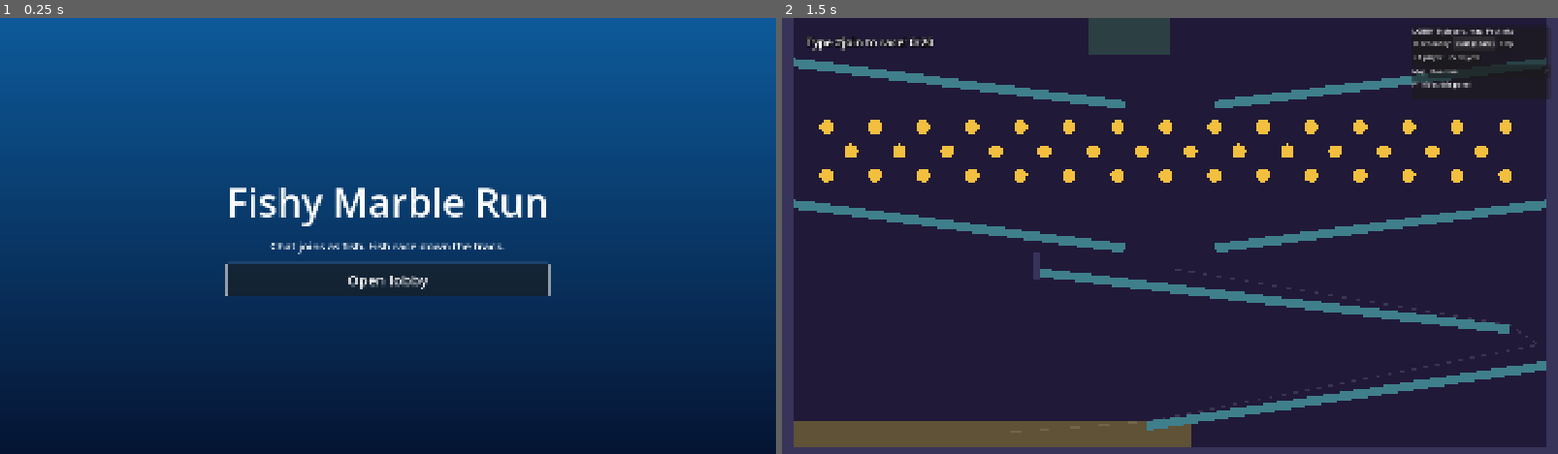
Above: before the commit, frames 1-2 (left to right).
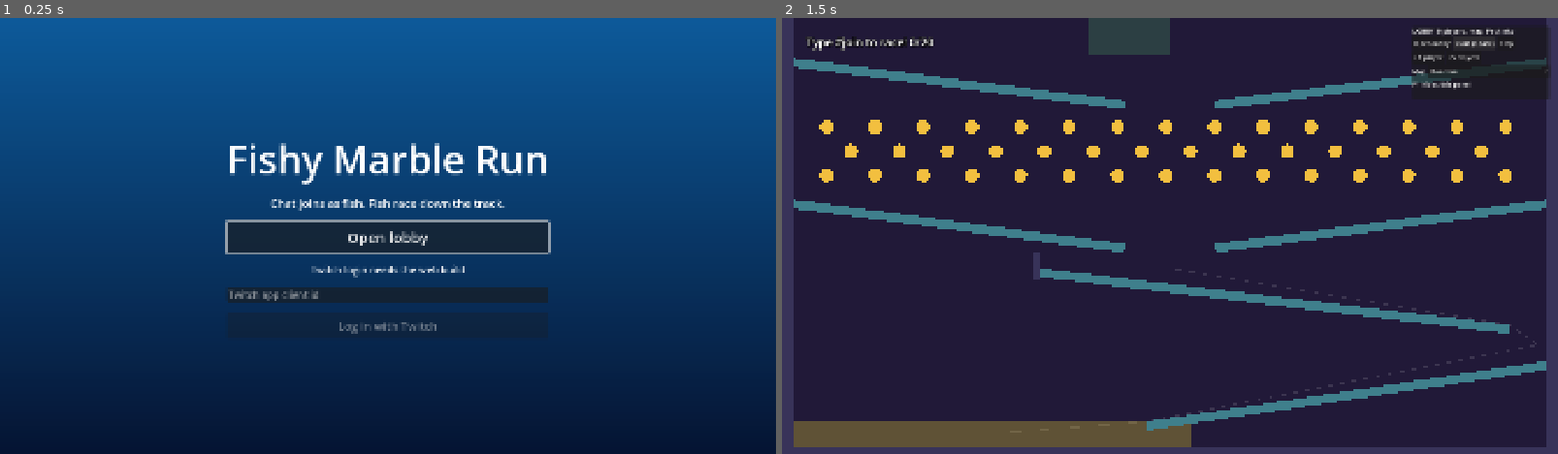
Above: after the commit, the same moments.

Repository: The127/fishygame2
Game: Godot game, scene res://scenes/ui/home_screen.tscn
Same seed, same stepped clock (60 frames per second), same inputs: the game is played once before the commit and once after it.
Inputs:
- Up to frame 1 (0.25 s): no input
- Up to frame 2 (1.5 s): click "Open lobby" at 0.5 s; click "Start (Space)" at 1.25 s

The runs differ from the first frame. In frame 1, 9.1% of the frame differs, in the area x 29-71%, y 28-73%; in frame 2, nothing differs.

Commit message:
Add streamer login with Twitch (implicit grant, no backend)
Closes #37

Co-Authored-By: Claude <noreply@anthropic.com>

Diff:
--- a/scenes/ui/home_screen.tscn
+++ b/scenes/ui/home_screen.tscn
@@ -59,3 +59,26 @@
 layout_mode = 2
 theme_override_font_sizes/font_size = 36
 text = "Open lobby"
+
+[node name="LoginStatus" type="Label" parent="Center/Box"]
+layout_mode = 2
+theme_override_font_sizes/font_size = 24
+horizontal_alignment = 1
+autowrap_mode = 3
+
+[node name="ClientId" type="LineEdit" parent="Center/Box"]
+layout_mode = 2
+theme_override_font_sizes/font_size = 24
+placeholder_text = "Twitch app client id"
+
+[node name="Login" type="Button" parent="Center/Box"]
+custom_minimum_size = Vector2(0, 64)
+layout_mode = 2
+theme_override_font_sizes/font_size = 28
+text = "Log in with Twitch"
+
+[node name="Logout" type="Button" parent="Center/Box"]
+custom_minimum_size = Vector2(0, 64)
+layout_mode = 2
+theme_override_font_sizes/font_size = 28
+text = "Log out"
--- a/scripts/chat/chat.gd
+++ b/scripts/chat/chat.gd
@@ -4,24 +4,61 @@
 
 signal message_received(msg: ChatMessage)
 signal command_received(msg: ChatMessage, command: String, args: PackedStringArray)
+## Emitted whenever the streamer login state (`login_status`, `session`, `login_error`) changes.
+signal login_changed
 
 const CONFIG_PATH: String = "user://twitch.cfg"
 
 var parser: CommandParser = CommandParser.new()
 var source: ChatSource = null
+var store: TwitchSessionStore = TwitchSessionStore.new()
+## Logged in streamer: {client_id, token, user_id, login, expires_at}, or {} when logged out.
+var session: Dictionary = {}
+## One of "logged_out", "validating", "logged_in", "error".
+var login_status: String = "logged_out"
+var login_error: String = ""
 
 
 func _ready() -> void:
-	if source == null:
-		var cfg: Dictionary = load_twitch_config()
-		if cfg.is_empty():
-			set_source(DebugChatSource.new())
-		else:
-			set_source(
-				TwitchEventSubSource.new(
-					cfg["client_id"], cfg["token"], cfg["broadcaster_id"], cfg.get("user_id", "")
-				)
-			)
+	if source != null:
+		return
+	var fragment: String = _take_redirect_fragment()
+	var cfg: Dictionary = load_twitch_config()
+	if cfg.is_empty():
+		cfg = _config_from_stored_session()
+	if cfg.is_empty():
+		set_source(DebugChatSource.new())
+	else:
+		_use_config(cfg)
+	if not fragment.is_empty():
+		_finish_login(fragment)
+
+
+## Sends the browser to Twitch to authorize this game. Web only; the page comes back with
+## the token in the URL fragment, which `_ready` picks up.
+func begin_login(client_id: String) -> void:
+	client_id = client_id.strip_edges()
+	if client_id.is_empty() or not OS.has_feature("web"):
+		return
+	var state: String = TwitchAuth.generate_state()
+	store.save_pending_login(state, client_id)
+	var redirect: String = str(
+		JavaScriptBridge.eval("window.location.origin + window.location.pathname")
+	)
+	var url: String = TwitchAuth.build_authorize_url(client_id, redirect, state)
+	JavaScriptBridge.eval("window.location.href = %s" % JSON.stringify(url))
+
+
+## Forgets the stored login, revokes the token at Twitch and falls back to the debug source.
+func logout() -> void:
+	if not session.is_empty():
+		_revoke(str(session["client_id"]), str(session["token"]))
+	store.clear_session()
+	session = {}
+	login_error = ""
+	_set_login_status("logged_out")
+	if source is TwitchEventSubSource:
+		set_source(DebugChatSource.new())
 
 
 func set_source(new_source: ChatSource) -> void:
@@ -71,6 +108,140 @@
 	return cfg
 
 
+func _use_config(cfg: Dictionary) -> void:
+	var twitch := TwitchEventSubSource.new(
+		cfg["client_id"], cfg["token"], cfg["broadcaster_id"], cfg.get("user_id", "")
+	)
+	twitch.failed.connect(_on_source_failed.bind(twitch))
+	set_source(twitch)
+
+
+## A stored login that is still valid, in the same shape as `load_twitch_config`.
+func _config_from_stored_session() -> Dictionary:
+	var saved: Dictionary = store.load_session()
+	if saved.is_empty():
+		return {}
+	if TwitchAuth.is_expired(saved, int(Time.get_unix_time_from_system())):
+		store.clear_session()
+		login_error = "Twitch login expired, please log in again"
+		_set_login_status("error")
+		return {}
+	session = saved
+	login_status = "logged_in"
+	return {
+		"client_id": saved["client_id"],
+		"token": saved["token"],
+		"broadcaster_id": saved["user_id"],
+		"user_id": saved["user_id"],
+	}
+
+
+## Returns the URL fragment (if any) and removes it from the address bar and history.
+func _take_redirect_fragment() -> String:
+	if not OS.has_feature("web"):
+		return ""
+	var fragment: String = str(JavaScriptBridge.eval("window.location.hash"))
+	if fragment.length() > 1:
+		JavaScriptBridge.eval("history.replaceState(null, '', window.location.pathname)")
+		return fragment
+	return ""
+
+
+func _finish_login(fragment: String) -> void:
+	var params: Dictionary = TwitchAuth.parse_fragment(fragment)
+	if params.has("error"):
+		store.take_pending_state()
+		_login_failed("Twitch login was cancelled or denied")
+		return
+	if not params.has("access_token"):
+		return  # Some other fragment, not ours.
+	var expected_state: String = store.take_pending_state()
+	var client_id: String = store.load_client_id()
+	if expected_state.is_empty() or str(params.get("state", "")) != expected_state:
+		_login_failed("Twitch login state did not match, please try again")
+		return
+	if client_id.is_empty():
+		_login_failed("Twitch client id is missing, please try again")
+		return
+	_set_login_status("validating")
+	var token: String = str(params["access_token"])
+	var req := HTTPRequest.new()
+	add_child(req)
+	req.request_completed.connect(_on_validate_completed.bind(req, token, client_id))
+	var headers: PackedStringArray = ["Authorization: OAuth %s" % token]
+	if req.request(TwitchAuth.VALIDATE_URL, headers) != OK:
+		req.queue_free()
+		_login_failed("Could not reach Twitch to validate the login")
+
+
+func _on_validate_completed(
+	_result: int,
+	code: int,
+	_headers: PackedStringArray,
+	body: PackedByteArray,
+	req: HTTPRequest,
+	token: String,
+	client_id: String
+) -> void:
+	req.queue_free()
+	var parsed: Variant = JSON.parse_string(body.get_string_from_utf8())
+	if code != 200 or not parsed is Dictionary:
+		_login_failed("Twitch rejected the login (HTTP %d)" % code)
+		return
+	var checked: Dictionary = TwitchAuth.session_from_validation(
+		token, client_id, parsed, int(Time.get_unix_time_from_system())
+	)
+	if checked.has("error"):
+		_revoke(client_id, token)
+		_login_failed(str(checked["error"]))
+		return
+	session = checked["session"]
+	store.save_session(session)
+	login_error = ""
+	_use_config(
+		{
+			"client_id": session["client_id"],
+			"token": session["token"],
+			"broadcaster_id": session["user_id"],
+			"user_id": session["user_id"],
+		}
+	)
+	_set_login_status("logged_in")
+
+
+func _revoke(client_id: String, token: String) -> void:
+	var req := HTTPRequest.new()
+	add_child(req)
+	req.request_completed.connect(
+		func(_r: int, _c: int, _h: PackedStringArray, _b: PackedByteArray) -> void: req.queue_free()
+	)
+	var body: String = "client_id=%s&token=%s" % [client_id.uri_encode(), token.uri_encode()]
+	var headers: PackedStringArray = ["Content-Type: application/x-www-form-urlencoded"]
+	if req.request(TwitchAuth.REVOKE_URL, headers, HTTPClient.METHOD_POST, body) != OK:
+		req.queue_free()
+
+
+func _on_source_failed(reason: String, failed_source: ChatSource) -> void:
+	if failed_source != source or session.is_empty():
+		return
+	# The stored login no longer works (revoked or expired): forget it.
+	store.clear_session()
+	session = {}
+	login_error = "Twitch login no longer works: %s" % reason
+	_set_login_status("error")
+
+
+func _login_failed(reason: String) -> void:
+	push_warning(reason)
+	login_error = reason
+	_set_login_status("error")
+
+
+func _set_login_status(status: String) -> void:
+	login_status = status
+	login_changed.emit()
+
+
 func _on_message(msg: ChatMessage) -> void:
 	message_received.emit(msg)
 	var parsed: Dictionary = parser.parse(msg.text)
--- /dev/null
+++ b/scripts/chat/twitch_auth.gd
@@ -0,0 +1,72 @@
+class_name TwitchAuth
+extends RefCounted
+## Pure helpers for the Twitch OAuth implicit grant (no backend needed in the browser).
+## Nothing here logs or prints a token.
+
+const AUTHORIZE_URL: String = "https://id.twitch.tv/oauth2/authorize"
+const VALIDATE_URL: String = "https://id.twitch.tv/oauth2/validate"
+const REVOKE_URL: String = "https://id.twitch.tv/oauth2/revoke"
+## What the game needs: read chat (EventSub) and post to chat (Helix).
+const SCOPES: PackedStringArray = ["user:read:chat", "user:write:chat"]
+## A token this close to expiry is treated as already expired.
+const EXPIRY_MARGIN_SECONDS: int = 60
+
+
+static func build_authorize_url(client_id: String, redirect_uri: String, state: String) -> String:
+	return (
+		"%s?response_type=token&client_id=%s&redirect_uri=%s&scope=%s&state=%s&force_verify=true"
+		% [
+			AUTHORIZE_URL,
+			client_id.uri_encode(),
+			redirect_uri.uri_encode(),
+			" ".join(SCOPES).uri_encode(),
+			state.uri_encode(),
+		]
+	)
+
+
+## Parses a URL fragment ("#access_token=..&state=..") into a Dictionary of decoded values.
+static func parse_fragment(fragment: String) -> Dictionary:
+	var out: Dictionary = {}
+	for pair: String in fragment.trim_prefix("#").split("&", false):
+		var idx: int = pair.find("=")
+		if idx < 0:
+			continue
+		out[pair.substr(0, idx).uri_decode()] = pair.substr(idx + 1).uri_decode()
+	return out
+
+
+## Random hex string for the OAuth `state` parameter (CSRF protection).
+static func generate_state() -> String:
+	var crypto := Crypto.new()
+	return crypto.generate_random_bytes(16).hex_encode()
+
+
+## Checks a /oauth2/validate response. Returns {session} on success or {error} on failure.
+## `now` is the unix time used to compute the expiry (injectable for tests).
+static func session_from_validation(
+	token: String, client_id: String, data: Dictionary, now: int
+) -> Dictionary:
+	# A token issued to another app must never be accepted.
+	if str(data.get("client_id", "")) != client_id:
+		return {"error": "Token was issued for a different Twitch app"}
+	var scopes: Array = data.get("scopes", [])
+	for scope: String in SCOPES:
+		if not scopes.has(scope):
+			return {"error": "Token is missing the scope %s" % scope}
+	if str(data.get("user_id", "")).is_empty():
+		return {"error": "Token has no user"}
+	return {
+		"session":
+		{
+			"client_id": client_id,
+			"token": token,
+			"user_id": str(data["user_id"]),
+			"login": str(data.get("login", "")),
+			"expires_at": now + int(data.get("expires_in", 0)),
+		}
+	}
+
+
+static func is_expired(session: Dictionary, now: int) -> bool:
+	return int(session.get("expires_at", 0)) <= now + EXPIRY_MARGIN_SECONDS
--- /dev/null
+++ b/scripts/chat/twitch_session_store.gd
@@ -0,0 +1,98 @@
+class_name TwitchSessionStore
+extends RefCounted
+## Persists the streamer's login session and the last used client id.
+## Web: the browser's localStorage (per origin, so an OBS browser source keeps its own).
+## Desktop: a ConfigFile under user://. The token never leaves this device except to Twitch.
+
+const SESSION_KEY: String = "fishygame2.twitch_session"
+const STATE_KEY: String = "fishygame2.twitch_login_state"
+const CLIENT_ID_KEY: String = "fishygame2.twitch_client_id"
+const DEFAULT_PATH: String = "user://twitch_session.cfg"
+
+var _path: String
+
+
+func _init(path: String = DEFAULT_PATH) -> void:
+	_path = path
+
+
+func load_session() -> Dictionary:
+	var raw: String = _read(SESSION_KEY)
+	if raw.is_empty():
+		return {}
+	var parsed: Variant = JSON.parse_string(raw)
+	if not parsed is Dictionary:
+		return {}
+	var data: Dictionary = parsed
+	for key: String in ["client_id", "token", "user_id", "login", "expires_at"]:
+		if not data.has(key):
+			return {}
+	return data
+
+
+func save_session(session: Dictionary) -> void:
+	_write(SESSION_KEY, JSON.stringify(session))
+
+
+func clear_session() -> void:
+	_remove(SESSION_KEY)
+
+
+## Remembers the OAuth state and client id while the browser is away on twitch.tv.
+func save_pending_login(state: String, client_id: String) -> void:
+	_write(STATE_KEY, state)
+	_write(CLIENT_ID_KEY, client_id)
+
+
+## Returns the pending state and forgets it, so a state can only be used once.
+func take_pending_state() -> String:
+	var state: String = _read(STATE_KEY)
+	_remove(STATE_KEY)
+	return state
+
+
+func load_client_id() -> String:
+	return _read(CLIENT_ID_KEY)
+
+
+func save_client_id(client_id: String) -> void:
+	_write(CLIENT_ID_KEY, client_id)
+
+
+func _read(key: String) -> String:
+	if OS.has_feature("web"):
+		var storage: JavaScriptObject = JavaScriptBridge.get_interface("localStorage")
+		if storage == null:
+			return ""
+		var value: Variant = storage.getItem(key)
+		return "" if value == null else str(value)
+	var file := ConfigFile.new()
+	if file.load(_path) != OK:
+		return ""
+	return str(file.get_value("store", key, ""))
+
+
+func _write(key: String, value: String) -> void:
+	if OS.has_feature("web"):
+		var storage: JavaScriptObject = JavaScriptBridge.get_interface("localStorage")
+		if storage != null:
+			storage.setItem(key, value)
+		return
+	var file := ConfigFile.new()
+	file.load(_path)
+	file.set_value("store", key, value)
+	file.save(_path)
+
+
+func _remove(key: String) -> void:
+	if OS.has_feature("web"):
+		var storage: JavaScriptObject = JavaScriptBridge.get_interface("localStorage")
+		if storage != null:
+			storage.removeItem(key)
+		return
+	var file := ConfigFile.new()
+	if file.load(_path) != OK:
+		return
+	if file.has_section_key("store", key):
+		file.erase_section_key("store", key)
+		file.save(_path)
--- a/scripts/ui/home_screen.gd
+++ b/scripts/ui/home_screen.gd
@@ -1,16 +1,48 @@
 class_name HomeScreen
 extends Control
 ## Landing screen. Buttons in the menu box open one part of the game each.
+## Also lets the streamer log in with Twitch (web only) so chat works without hand-made URLs.
 
 const RACE_SCENE: String = "res://scenes/main.tscn"
 
 @onready var _open_lobby: Button = $Center/Box/OpenLobby
+@onready var _login_status: Label = $Center/Box/LoginStatus
+@onready var _client_id: LineEdit = $Center/Box/ClientId
+@onready var _login: Button = $Center/Box/Login
+@onready var _logout: Button = $Center/Box/Logout
 
 
 func _ready() -> void:
 	_open_lobby.pressed.connect(_on_open_lobby_pressed)
+	_login.pressed.connect(_on_login_pressed)
+	_logout.pressed.connect(Chat.logout)
+	Chat.login_changed.connect(_refresh_login)
+	_client_id.text = Chat.store.load_client_id()
 	_open_lobby.grab_focus()
+	_refresh_login()
 
 
 func _on_open_lobby_pressed() -> void:
 	get_tree().change_scene_to_file(RACE_SCENE)
+
+
+func _on_login_pressed() -> void:
+	Chat.begin_login(_client_id.text)
+
+
+func _refresh_login() -> void:
+	var logged_in: bool = Chat.login_status == "logged_in"
+	var web: bool = OS.has_feature("web")
+	match Chat.login_status:
+		"logged_in":
+			_login_status.text = "Logged in as %s" % Chat.session.get("login", "?")
+		"validating":
+			_login_status.text = "Checking Twitch login..."
+		"error":
+			_login_status.text = Chat.login_error
+		_:
+			_login_status.text = "Not logged in" if web else "Twitch login needs the web build"
+	_client_id.visible = not logged_in
+	_login.visible = not logged_in
+	_login.disabled = not web
+	_logout.visible = logged_in
--- /dev/null
+++ b/tests/test_twitch_auth.gd
@@ -0,0 +1,129 @@
+extends GutTest
+
+const STORE_PATH: String = "user://test_twitch_session.cfg"
+
+var _store: TwitchSessionStore
+
+
+func before_each() -> void:
+	DirAccess.remove_absolute(STORE_PATH)
+	_store = TwitchSessionStore.new(STORE_PATH)
+
+
+func after_each() -> void:
+	DirAccess.remove_absolute(STORE_PATH)
+
+
+func _valid_data() -> Dictionary:
+	return {
+		"client_id": "app",
+		"login": "streamer",
+		"user_id": "123",
+		"scopes": ["user:read:chat", "user:write:chat"],
+		"expires_in": 3600,
+	}
+
+
+func test_authorize_url_has_scopes_state_and_encoded_redirect() -> void:
+	var url: String = TwitchAuth.build_authorize_url("app", "https://x.example/game/", "abc")
+	assert_string_starts_with(url, "https://id.twitch.tv/oauth2/authorize?response_type=token")
+	assert_string_contains(url, "client_id=app")
+	assert_string_contains(url, "redirect_uri=https%3A%2F%2Fx.example%2Fgame%2F")
+	assert_string_contains(url, "scope=user%3Aread%3Achat%20user%3Awrite%3Achat")
+	assert_string_contains(url, "state=abc")
+
+
+func test_parse_fragment_decodes_values() -> void:
+	var out: Dictionary = TwitchAuth.parse_fragment("#access_token=t%2B1&state=s&scope=a%3Ab")
+	assert_eq(out["access_token"], "t+1")
+	assert_eq(out["state"], "s")
+	assert_eq(out["scope"], "a:b")
+
+
+func test_parse_fragment_ignores_garbage() -> void:
+	assert_eq(TwitchAuth.parse_fragment("#nothing&&=").size(), 1)
+	assert_true(TwitchAuth.parse_fragment("").is_empty())
+
+
+func test_state_is_random_hex() -> void:
+	var a: String = TwitchAuth.generate_state()
+	assert_eq(a.length(), 32)
+	assert_ne(a, TwitchAuth.generate_state())
+
+
+func test_validation_builds_session() -> void:
+	var out: Dictionary = TwitchAuth.session_from_validation("tok", "app", _valid_data(), 1000)
+	assert_true(out.has("session"))
+	assert_eq(out["session"]["user_id"], "123")
+	assert_eq(out["session"]["login"], "streamer")
+	assert_eq(out["session"]["expires_at"], 4600)
+
+
+func test_validation_rejects_other_client_id() -> void:
+	var data: Dictionary = _valid_data()
+	data["client_id"] = "someone-else"
+	assert_true(TwitchAuth.session_from_validation("tok", "app", data, 0).has("error"))
+
+
+func test_validation_rejects_missing_scope() -> void:
+	var data: Dictionary = _valid_data()
+	data["scopes"] = ["user:read:chat"]
+	assert_true(TwitchAuth.session_from_validation("tok", "app", data, 0).has("error"))
+
+
+func test_expiry_uses_margin() -> void:
+	var session: Dictionary = {"expires_at": 1000}
+	assert_true(TwitchAuth.is_expired(session, 1000))
+	assert_true(TwitchAuth.is_expired(session, 950))
+	assert_false(TwitchAuth.is_expired(session, 900))
+
+
+func test_store_round_trip_and_clear() -> void:
+	var session: Dictionary = {
+		"client_id": "app", "token": "tok", "user_id": "1", "login": "s", "expires_at": 5
+	}
+	assert_true(_store.load_session().is_empty())
+	_store.save_session(session)
+	assert_eq(TwitchSessionStore.new(STORE_PATH).load_session()["token"], "tok")
+	_store.clear_session()
+	assert_true(_store.load_session().is_empty())
+
+
+func test_store_pending_state_is_single_use() -> void:
+	_store.save_pending_login("st", "app")
+	assert_eq(_store.load_client_id(), "app")
+	assert_eq(_store.take_pending_state(), "st")
+	assert_eq(_store.take_pending_state(), "")
+
+
+func _new_chat() -> Node:
+	return load("res://scripts/chat/chat.gd").new()
+
+
+func test_expired_stored_session_is_dropped_by_chat() -> void:
+	_store.save_session(
+		{"client_id": "app", "token": "tok", "user_id": "1", "login": "s", "expires_at": 1}
+	)
+	var chat: Node = _new_chat()
+	chat.store = _store
+	add_child_autofree(chat)
+	assert_eq(chat.login_status, "error")
+	assert_true(chat.session.is_empty())
+	assert_true(_store.load_session().is_empty())
+	assert_true(chat.source is DebugChatSource)
+
+
+func test_valid_stored_session_starts_twitch_source() -> void:
+	var future: int = int(Time.get_unix_time_from_system()) + 3600
+	_store.save_session(
+		{"client_id": "app", "token": "tok", "user_id": "1", "login": "s", "expires_at": future}
+	)
+	var chat: Node = _new_chat()
+	chat.store = _store
+	add_child_autofree(chat)
+	assert_eq(chat.login_status, "logged_in")
+	assert_true(chat.source is TwitchEventSubSource)
+	chat.logout()
+	assert_eq(chat.login_status, "logged_out")
+	assert_true(chat.source is DebugChatSource)
+	assert_true(_store.load_session().is_empty())
Not shown, added: scripts/chat/twitch_auth.gd.uid
Not shown, added: scripts/chat/twitch_session_store.gd.uid
Not shown, added: tests/test_twitch_auth.gd.uid
